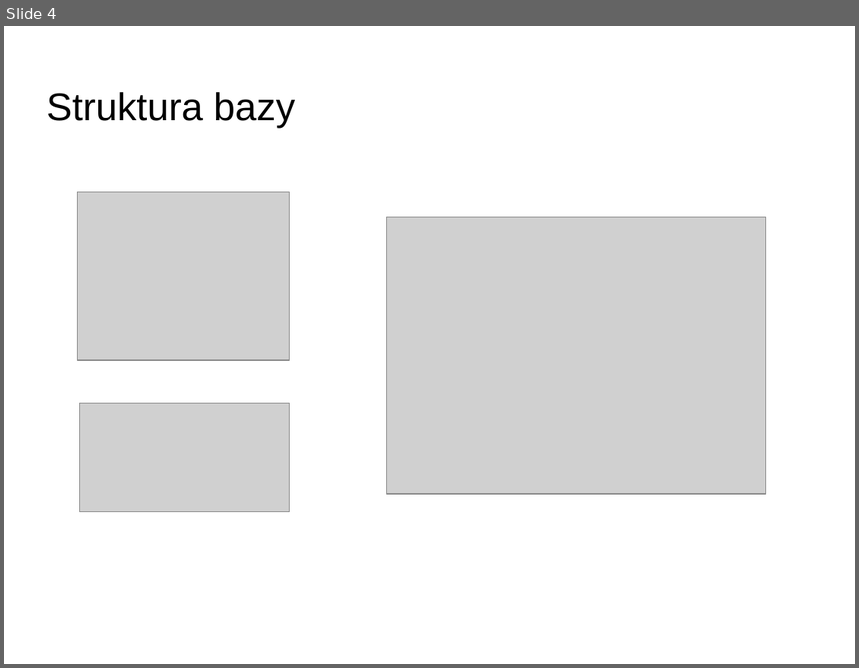
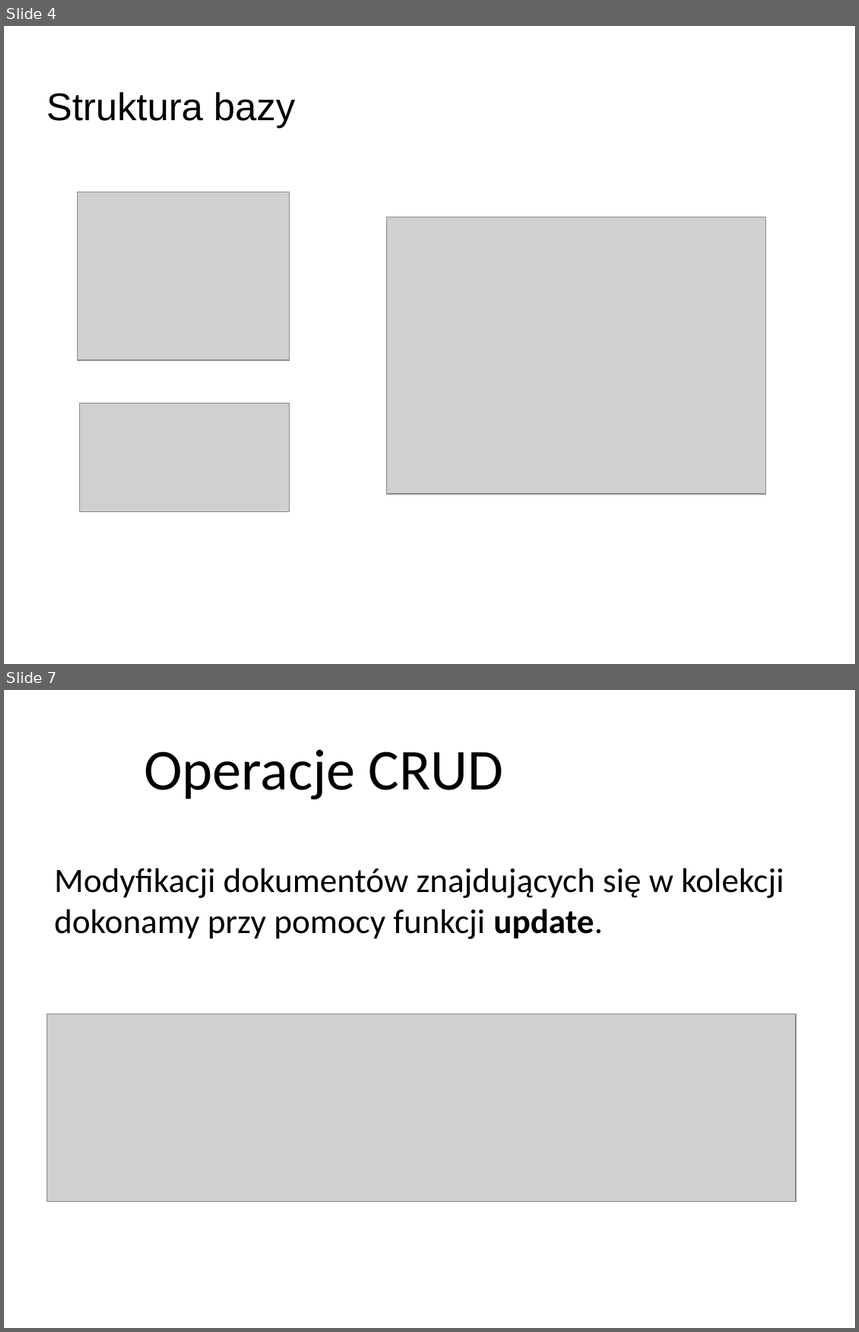
Before and after one commit to tsiru/blog-mongo, a slide deck: prezentacja/prezentacja.odp. Shown one above the other, each under a label of ours: slide 4 before the commit, slides 4 and 7 after it; the slides between them are not shown. The pictures are 859x668 and 859x1332 pixels, drawn with LibreOffice and Linux fonts; fonts in the diff are those of the drawing; grey boxes stand for pictures; background and template pictures are left out. Boxes give left, top, right and bottom in pixels: in the first picture for what was removed or moved away, otherwise in the second. Text is boxed around its words. In the diff, an @@ line names an element or a change of style, - is before the commit and + after.

```diff
--- a/prezentacja/prezentacja.odp
+++ b/prezentacja/prezentacja.odp
@@ slide 7 added at (4, 690, 855, 1328), background picture (left out) @@
@@ free added at (136, 729, 512, 806), 54 pt, text #000000 @@
+Operacje CRUD
@@ text added at (54, 868, 784, 939), 32 pt, text #000000 @@
+Modyfikacji dokumentów znajdujących się w kolekcji dokonamy przy pomocy funkcji update.
@@ picture added at (47, 1015, 796, 1202) @@
```
Also in this commit, not shown: 3 slides changed, 3 other slides added.
